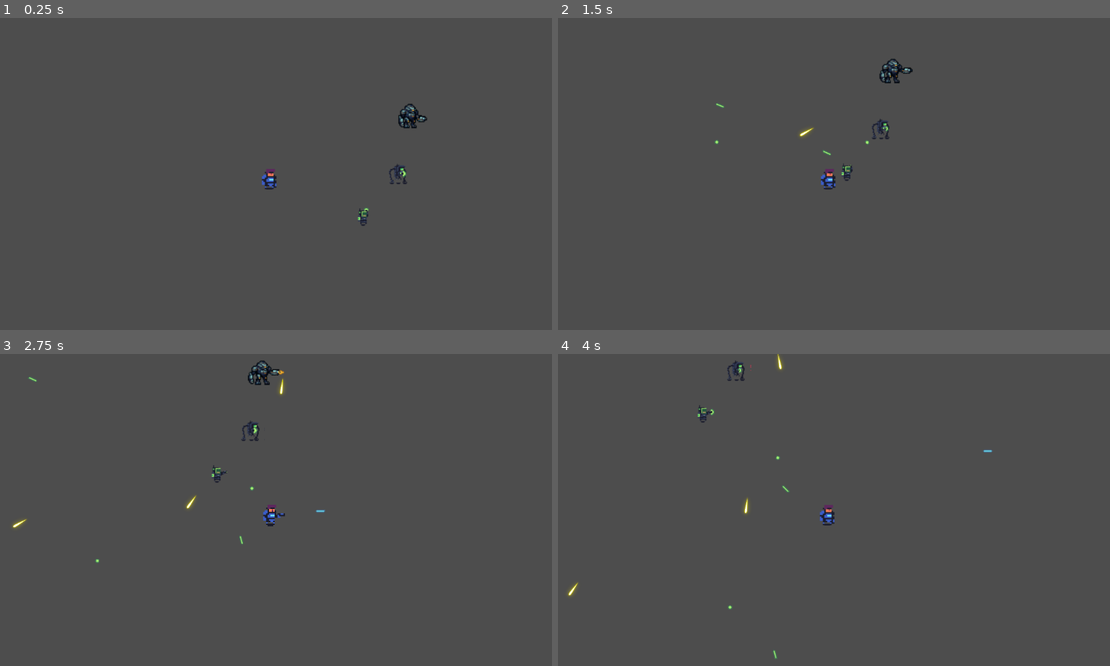
Above: before the commit, frames 1-4 (two rows, left to right).
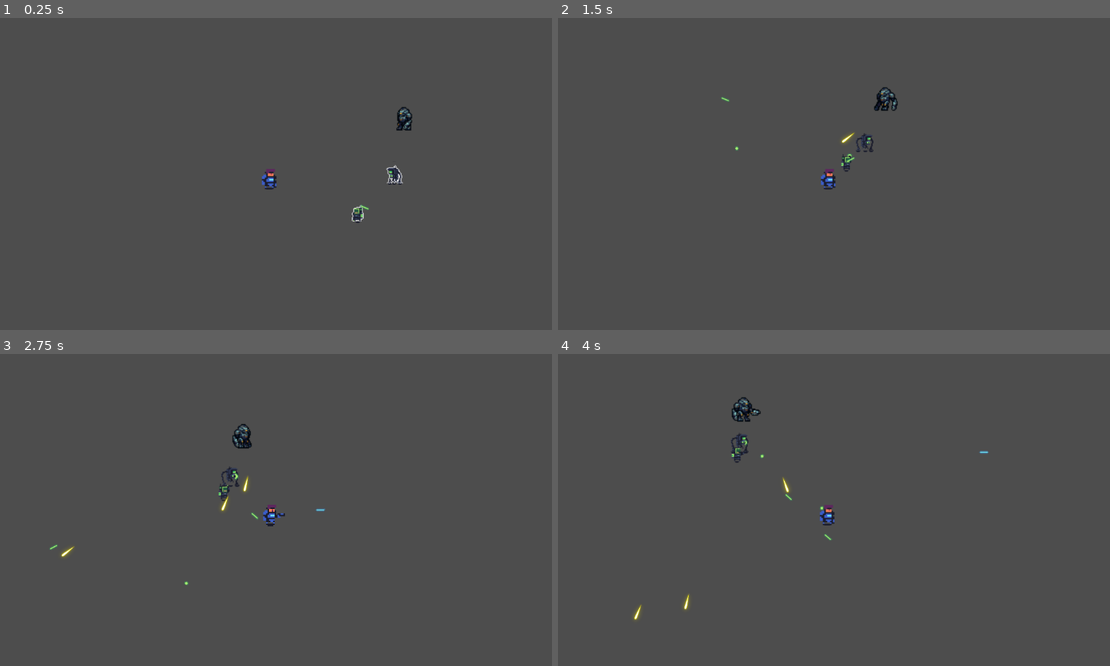
Above: after the commit, the same moments.

Repository: GerardinClement/Gamejam_forge
Game: Godot game, scene res://AnimatedCharacters/playerAndEnemy.tscn
Same seed, same stepped clock (60 frames per second), same inputs: the game is played once before the commit and once after it. This scene is started directly instead of the project's main scene.
Inputs (mouse positions are in pixels of both pictures, inside the frame that each line leads up to):
- Up to frame 1 (0.25 s): no input
- Up to frame 2 (1.5 s): move the mouse to (955, 158) at 0.52 s; move the mouse to (723, 189) at 1.27 s
- Up to frame 3 (2.75 s): move the mouse to (331, 441) at 2.02 s
- Up to frame 4 (4 s): move the mouse to (806, 572) at 2.77 s; move the mouse to (999, 556) at 3.52 s

The runs differ from the first frame. In frame 1, 0.5% of the frame differs, in the area x 63-78%, y 27-67%; in frame 2, 0.9%; in frame 3, 1.0%, in the area x 2-59%, y 2-75%; in frame 4, 0.9%.

Commit message:
Making the enemies moving and shooting at the same time

Diff:
--- a/AnimatedCharacters/Enemies/mech/Bullet.tscn
+++ b/AnimatedCharacters/Enemies/mech/Bullet.tscn
@@ -1,10 +1,21 @@
-[gd_scene load_steps=4 format=3 uid="uid://t6jn6bwrgcsg"]
+[gd_scene load_steps=5 format=3 uid="uid://t6jn6bwrgcsg"]
 
 [ext_resource type="Script" path="res://AnimatedCharacters/Enemies/enemyBullet.gd" id="1_r8wag"]
 [ext_resource type="Texture2D" uid="uid://dlkphnddk6kq1" path="res://Assets/Projectiles/Laser Sprites/18.png" id="2_garjg"]
 
 [sub_resource type="RectangleShape2D" id="RectangleShape2D_cudqa"]
 size = Vector2(23, 4)
+
+[sub_resource type="SpriteFrames" id="SpriteFrames_4evaw"]
+animations = [{
+"frames": [{
+"duration": 1.0,
+"texture": ExtResource("2_garjg")
+}],
+"loop": true,
+"name": &"default",
+"speed": 5.0
+}]
 
 [node name="Bullet" type="CharacterBody2D"]
 collision_layer = 4
@@ -14,7 +25,7 @@
 position = Vector2(-2.5, -1)
 shape = SubResource("RectangleShape2D_cudqa")
 
-[node name="18" type="Sprite2D" parent="."]
+[node name="AnimatedSprite2D" type="AnimatedSprite2D" parent="."]
 position = Vector2(-4, -1)
 scale = Vector2(0.2, 0.2)
-texture = ExtResource("2_garjg")
+sprite_frames = SubResource("SpriteFrames_4evaw")
--- a/ennemies.gd
+++ b/ennemies.gd
@@ -4,6 +4,7 @@
 @export var speed = 60
 @onready var player = get_parent().get_node("Player")
 var hasShot = true
+var canShoot = false
 var animations
 var playerPos
 var enemyPos
@@ -13,7 +14,7 @@
 	animations = get_node("animations")
 
 func _process(delta):
-	if $Timer.is_stopped():
+	if $Timer.is_stopped() && canShoot:
 		hasShot = false
 		if enemyPos.x < playerPos.x:
 			animations.play("shootRight")
@@ -27,8 +28,8 @@
 		hasShot = true
 
 func _physics_process(delta):
-	if animations.is_playing() && (animations.animation != "moveRight" || animations.amination != "moveLeft"):
-		return
+	#if animations.is_playing() && (animations.animation != "moveRight" || animations.amination != "moveLeft"):
+	#	return
 	playerPos = player.position
 	enemyPos = (playerPos - position).normalized()
 	velocity = global_position.direction_to(player.global_position)
@@ -37,6 +38,12 @@
 	elif !animations.is_playing():
 		animations.play("moveLeft")
 	move_and_collide(velocity * speed * delta)
+	if global_position.distance_to(player.global_position) > 200:
+		canShoot = false
+	elif !canShoot:
+		shoot()
+		canShoot = true
+		$Timer.start()
 
 
 func shoot():
@@ -44,7 +51,6 @@
 	if bulletPath:
 		var bullet = bulletPath.instantiate()
 		get_parent().add_child(bullet)
-		print(get_node("gunPos").global_position)
 		bullet.position = get_node("gunPos").global_position
 
 func getBulletPath():
